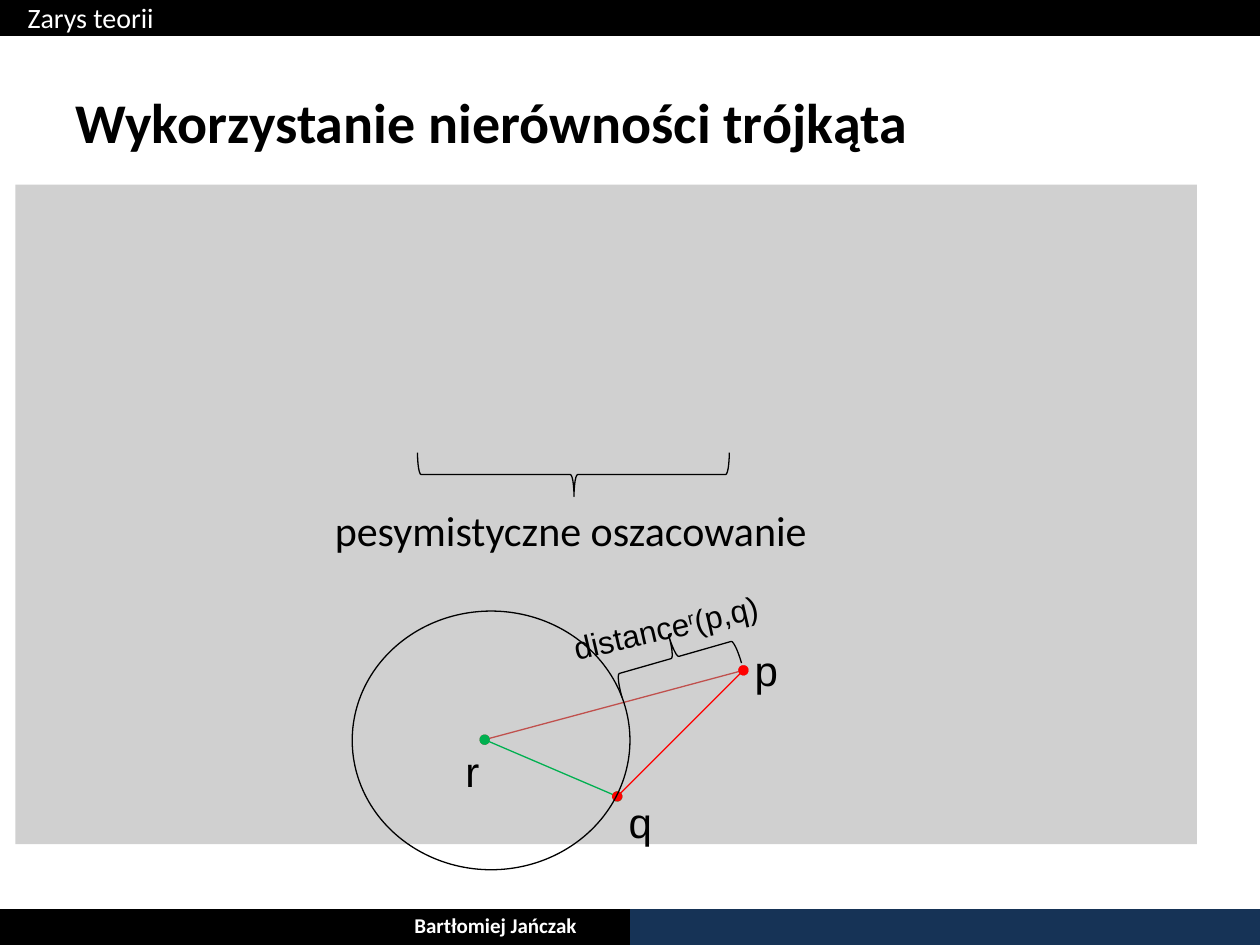
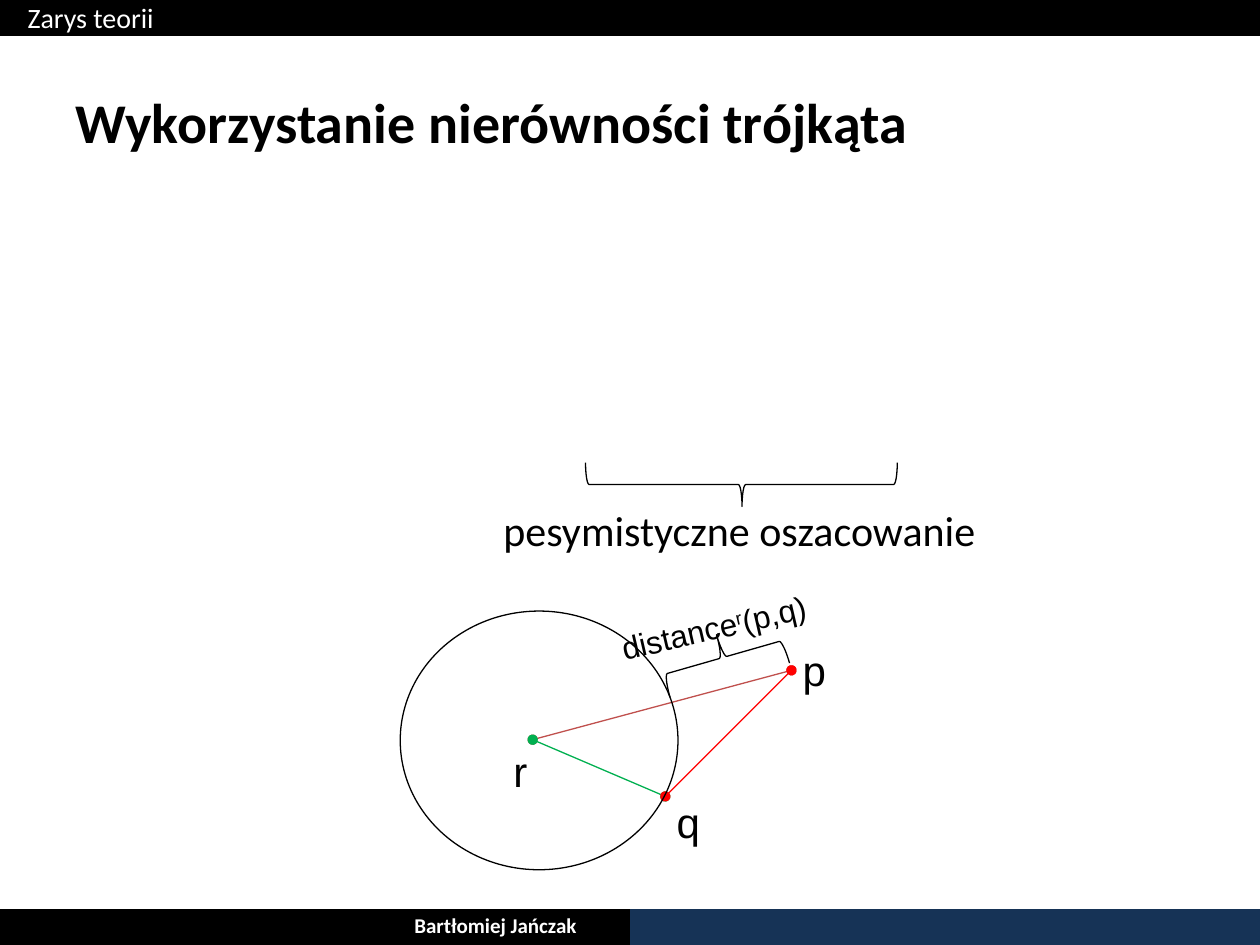
Before and after one commit to bjanczak/mgr, a slide deck: slide 6 of documents/prezentacja/Bartlomiej_Janczak_22_06_2013.pptx. Drawn at 1260x945 pixels with LibreOffice and Linux fonts; fonts in the diff are those of the drawing; grey boxes stand for pictures. Boxes give left, top, right and bottom in pixels: in the first picture for what was removed or moved away, otherwise in the second. Text is boxed around its words. In the diff, an @@ line names an element or a change of style, - is before the commit and + after.

```diff
--- a/documents/prezentacja/Bartlomiej_Janczak_22_06_2013.pptx
+++ b/documents/prezentacja/Bartlomiej_Janczak_22_06_2013.pptx
@@ picture removed at (15,185,1197,844) @@
@@ left brace: place and size @@
-left brace at (418,452,730,496)
+left brace at (586,462,897,507)
@@ text "pesymistyczne oszacowanie": place and size @@
-text "pesymistyczne oszacowanie" at (335,517,807,553)
+text "pesymistyczne oszacowanie" at (503,517,975,553)
@@ text "distancer(p,q)": place and size @@
-text "distancer(p,q)" at (697,597,760,638)
+text "distancer(p,q)" at (745,597,808,638)
@@ 3 double arrows, 1 left brace, 1 ellipse: place and size @@
-3 double arrows, 1 left brace, 1 ellipse at (353,611,743,869)
+3 double arrows, 1 left brace, 1 ellipse at (401,611,791,869)
@@ text "p": place and size @@
-text "p" at (465,663,778,846)
+text "p" at (513,663,826,846)
```
Also in this commit, not shown: 7 other slides changed, 1 slide added.
